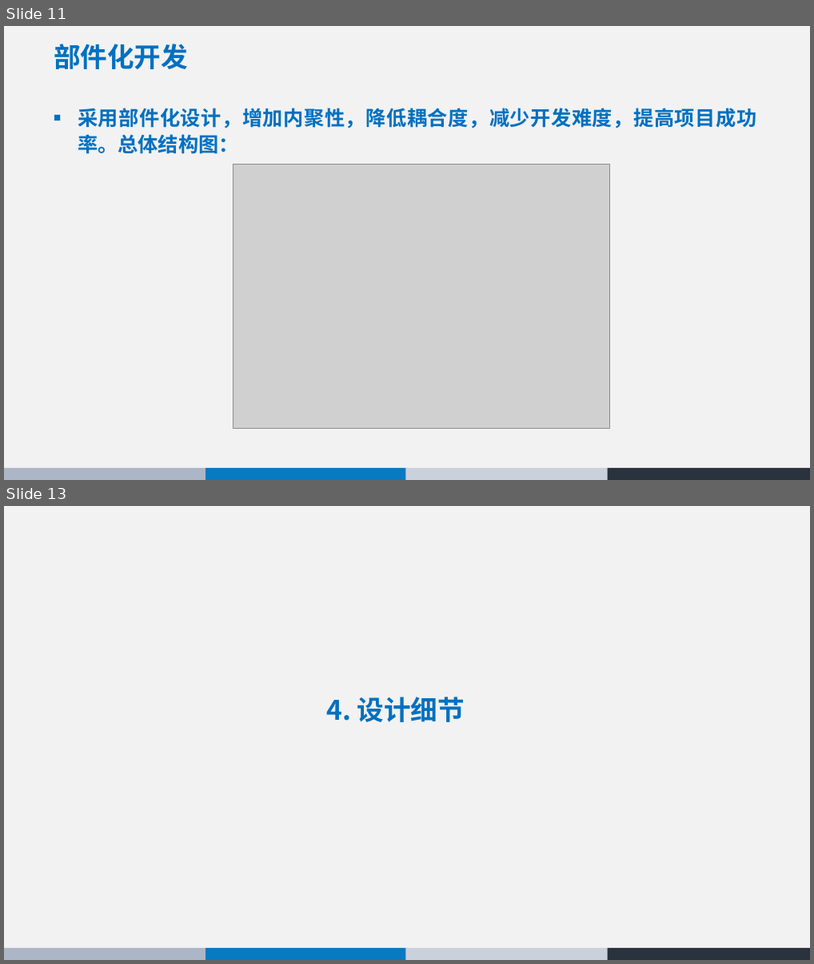
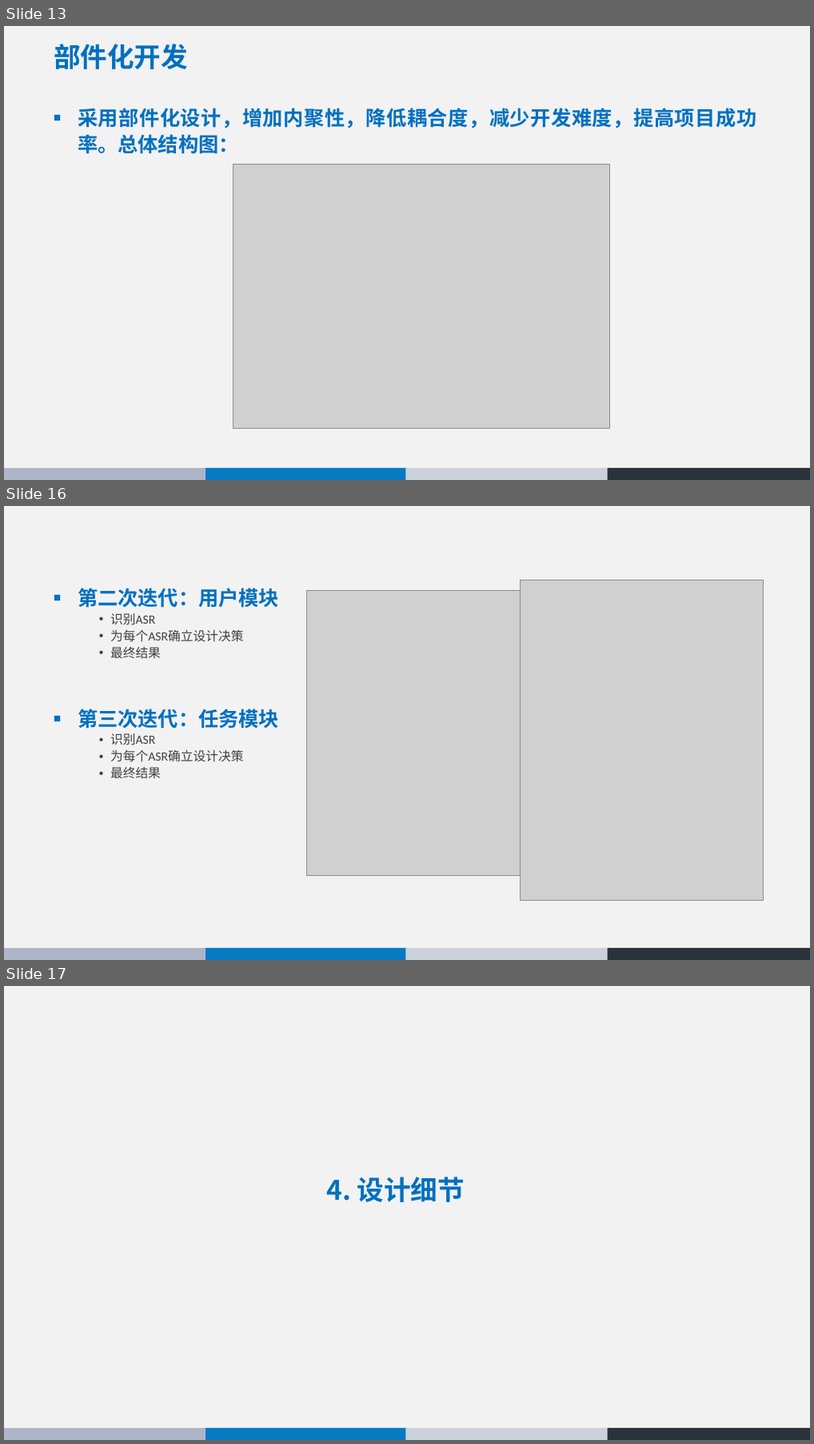
Before and after one commit to 74237423/Architecture, a slide deck: 同城互助系统 - 体系结构设计.pptx. Shown one above the other, each under a label of ours: slides 11 and 13 before the commit, slides 13, 16 and 17 after it; the slides between them are not shown. The pictures are 814x964 and 814x1444 pixels, drawn with LibreOffice and Linux fonts; fonts in the diff are those of the drawing; grey boxes stand for pictures. Boxes give left, top, right and bottom in pixels: in the first picture for what was removed or moved away, otherwise in the second. Text is boxed around its words. In the diff, an @@ line names an element or a change of style, - is before the commit and + after.

```diff
--- a/同城互助系统 - 体系结构设计.pptx
+++ b/同城互助系统 - 体系结构设计.pptx
@@ slide 16 added at [4, 506, 810, 960], background #FFFFFF; not listed: 5 template elements that a slide beside it also shows @@
@@ text added at [78, 588, 279, 778], 15 pt, text #3D3F41 @@
+■ 第二次迭代：用户模块
+    • 识别ASR
+    • 为每个ASR确立设计决策
+    • 最终结果
+■ 第三次迭代：任务模块
+    • 识别ASR
+    • 为每个ASR确立设计决策
+    • 最终结果
@@ picture added at [306, 591, 555, 876] @@
@@ picture added at [521, 580, 764, 900] @@
@@ what was slide 11 is now slide 13 @@
@@ what was slide 13 is now slide 17 @@
```
Also in this commit, not shown: 5 slides changed, 5 other slides added, 7 slides removed, 1 other file.
